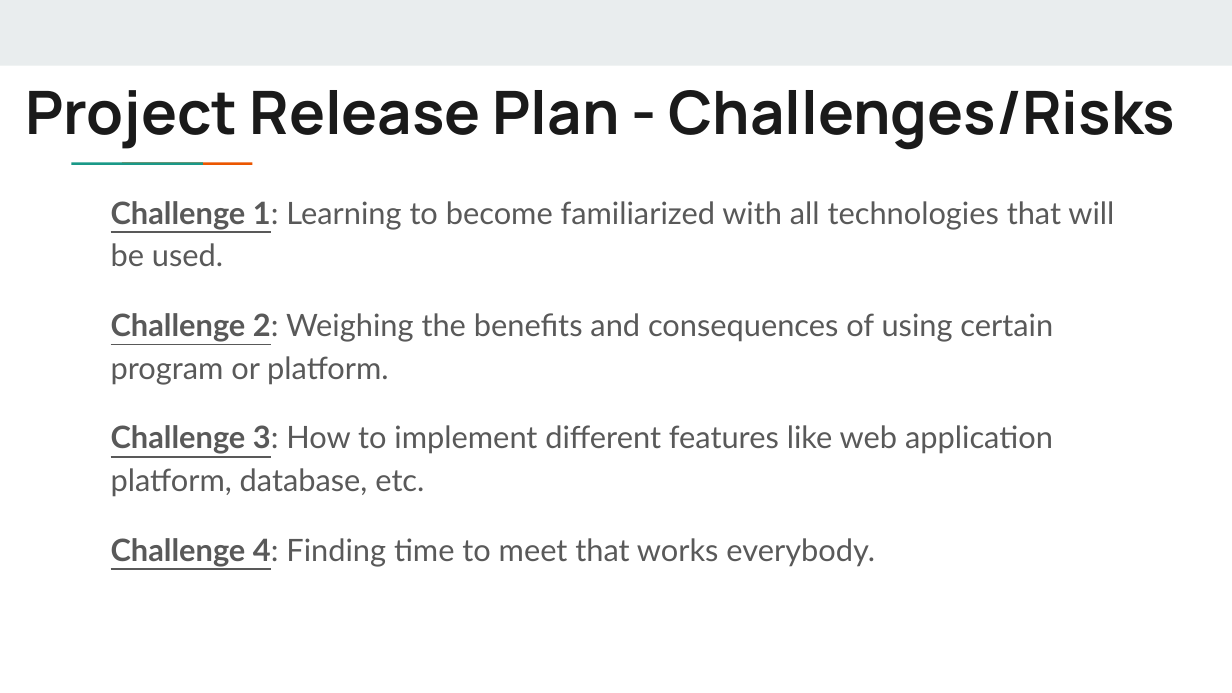
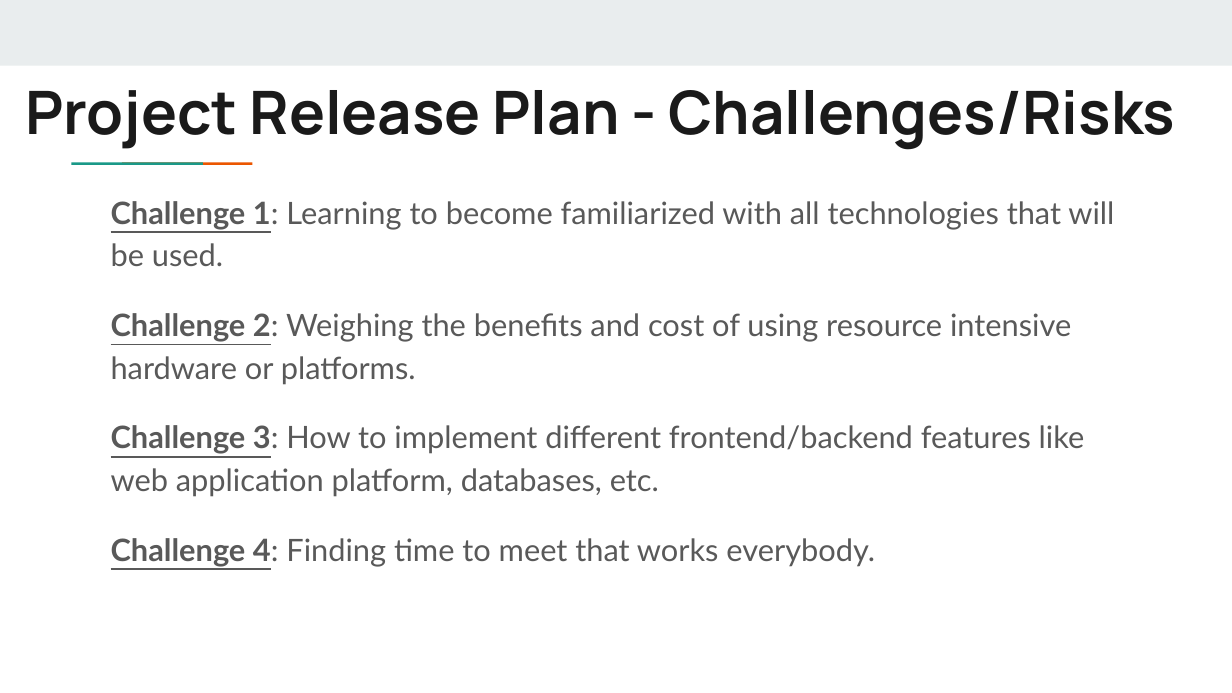
Before and after one commit to Cameron-Ozaki/cs115_TrafficDump, a slide deck: slide 6 of Project Release Plan.pptx (slide 5 before the commit). Drawn at 1232x693 pixels with LibreOffice and Linux fonts; fonts in the diff are those of the drawing. Boxes give left, top, right and bottom in pixels: in the first picture for what was removed or moved away, otherwise in the second. Text is boxed around its words. In the diff, an @@ line names an element or a change of style, - is before the commit and + after.

```diff
--- a/Project Release Plan.pptx
+++ b/Project Release Plan.pptx
@@ text at [111,313,1085,497]: text changed @@
-Challenge 2: Weighing the benefits and consequences of using certain program or platform.
-Challenge 3: How to implement different features like web application platform, database, etc.
+Challenge 2: Weighing the benefits and cost of using resource intensive hardware or platforms.
+Challenge 3: How to implement different frontend/backend features like web application platform, databases, etc.
```
Also in this commit, not shown: 4 other slides changed, 2 slides added.
